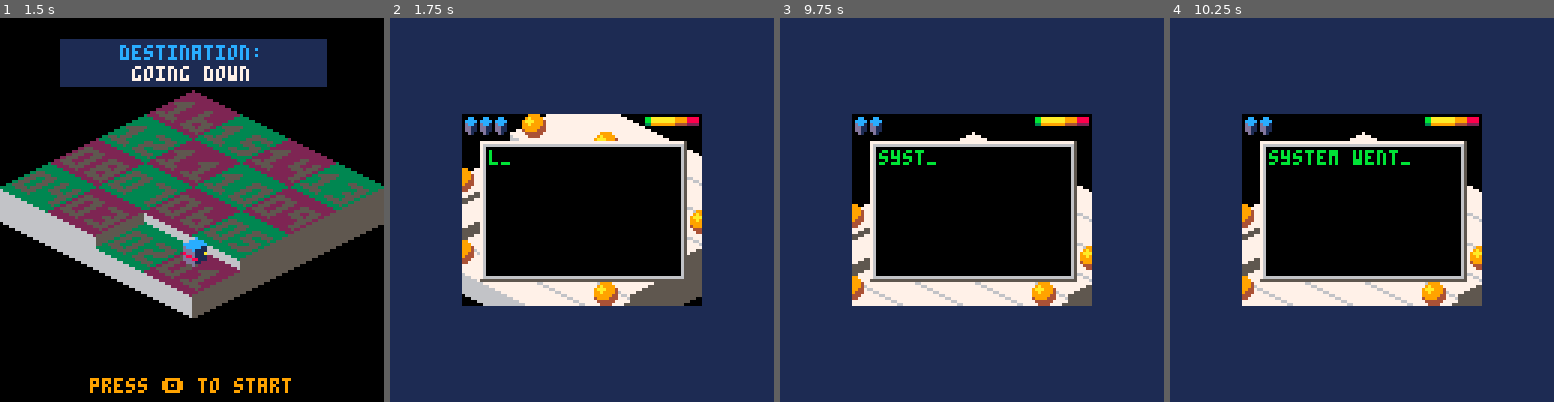
Above: before the commit, frames 1-4 (left to right).
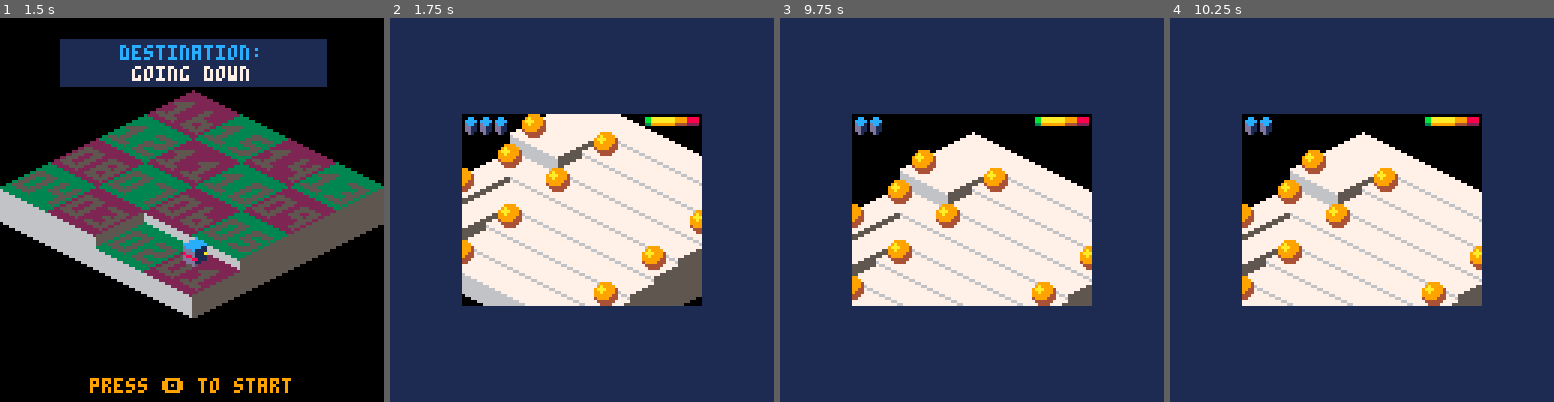
Above: after the commit, the same moments.

Repository: erwinbonsma/BumbleBotsPico8
Game: PICO-8 cartridge bumblebots-lowrez.p8
The game is run twice, just before and just after one commit, with the same random seed, the same clock (stepped at 60 frames per second) and the same inputs.
Inputs:
- Up to frame 1 (1.5 s): tap O (Z key) at 0.7 s
- Up to frame 2 (1.75 s): hold Right from 1.6 s (still down); tap O (Z key) at 1.7 s
- Up to frame 3 (9.75 s): release Right at 2.1 s; tap O (Z key) every 0.4 s from 2.1 to 9.7 s; hold Up 2.15-2.42 s; hold Right 2.47-3.03 s; hold Left 3.08-3.58 s; hold Down 3.63-3.97 s; hold Right 4.02-4.68 s; hold Up 4.73-5.03 s; hold Left 5.08-5.68 s; hold Down 5.73-6.03 s; hold Right 6.08-6.58 s; hold Right 6.63-7.13 s; hold Up 7.18-7.45 s; hold Right 7.5-8.07 s; hold Left 8.12-8.62 s; hold Down 8.67-9 s; hold Right 9.05-9.72 s
- Up to frame 4 (10.25 s): hold Up 9.77-10.07 s; tap O (Z key) at 10.1 s; hold Left from 10.12 s (still down)

Frame 1 is identical in both runs. In frame 2, 19% of the frame differs, in the area x 23-78%, y 32-69%; in frame 3, 18%; in frame 4, 18%.

Commit message:
Removed message boxes from game play
Not showing message box anymore:
- on level start,
- on level completion,
- on player death

Still pending: adding replacement text images

Diff:
--- a/bumblebots-lowrez.p8
+++ b/bumblebots-lowrez.p8
@@ -2708,14 +2708,11 @@
  local me={}
 
  local clk=0
- local msg_box=new_msg_box({
-  cause
- })
 
  function me.update()
   clk+=1
 
-  if clk==100 then
+  if clk==60 then
    if game.game_over() then
     game_done()
     return game_over_anim()
@@ -2729,9 +2726,7 @@
  end
 
  function me.draw()
-  if clk>30 then
-   msg_box.draw()
-  end
+  -- void
  end
 
  lvl.map_model.wave_strength_delta=-1
@@ -2745,22 +2740,11 @@
  local me={}
 
  local clk=0
- local msg_box=new_msg_box({
-  "level "..lvl.idx..":",
-  level_defs[lvl.idx].name
- })
-
 
  function me.update()
   clk+=1
 
-  if clk==80 then
-   msg_box.append({
-    "ready to bumble?"
-   })
-  end
-
-  if clk==140 or btnp(4) then
+  if clk==60 or btnp(4) then
    lvl:start()
    return nil
   end
@@ -2769,20 +2753,18 @@
  end
 
  function me.draw()
-  msg_box.draw()
+  -- void
  end
 
  return me
 end --level_start_anim
 
-
 function level_done_anim()
  local me={}
 
  local clk=0
- local msg_box=new_msg_box({
-  "level completed!"
- })
+ local endclk
+ local newhi=false
 
  function me.update()
   clk+=1
@@ -2798,29 +2780,19 @@
     sfx(8)
     clk=59
    else
-    local oldmax=cartdata_mgr.max_level()
-    local newhi=cartdata_mgr.level_done(
+    newhi=cartdata_mgr.level_done(
      game.level_num,
      score-lvl.initial_score
     )
-    local msgs
-    local newmax=cartdata_mgr.max_level()
-    if oldmax!=newmax then
-     msgs={
-      "level unlocked:",
-      ""..newmax.."-"
-      ..level_defs[newmax].name
-     }
-    elseif newhi then
-     msgs={"new level hi!"}
+    if newhi then
+     endclk=80
     else
-     msgs={"bumble on..."}
+     endclk=140
     end
-    msg_box.append(msgs)
    end
   end
 
-  if clk==180 or btnp(4) then
+  if clk==endclk or btnp(4) then
    if game.next_level() then
     return level_start_anim()
    else
@@ -2834,8 +2806,8 @@
  end
 
  function me.draw()
-  if clk>=20 then
-   msg_box.draw()
+  if newhi then
+   -- todo: new level hi!
   end
  end
 
@@ -2863,34 +2835,18 @@
  local clk=0
  local msg
 
- local msg_box=new_msg_box({
-  "",
-  "   game over"
- })
-
  function me.update()
   clk+=1
 
-  if btnp(4) then
+  if btnp(4) or clk>240 then
    show_mainscreen()
   end
 
-  if clk==60 then
-   msg_box.append({
-    " score   :"..lpad(score,5),
-    " hi-score:"..lpad(hiscore,5)
-   })
-  end
-
   return me
  end
 
  function me.draw()
-  msg_box.draw()
-
-  if clk>240 then
-   show_mainscreen()
-  end
+  -- todo: game over text
  end
 
  lvl:freeze()
